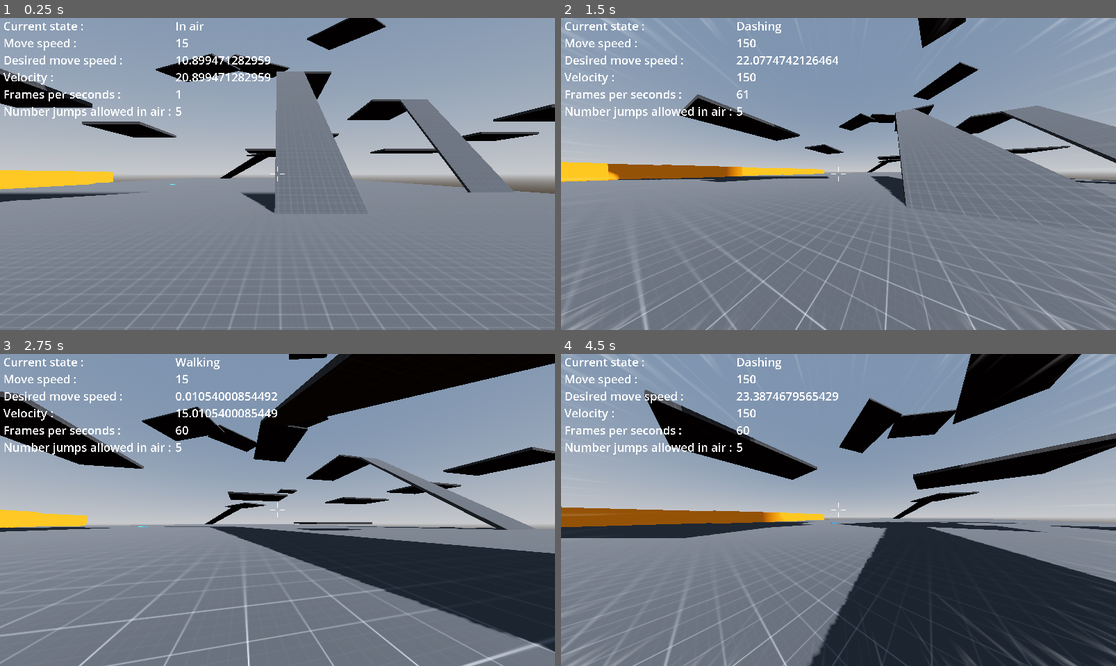
Above: before the commit, frames 1-4 (two rows, left to right).
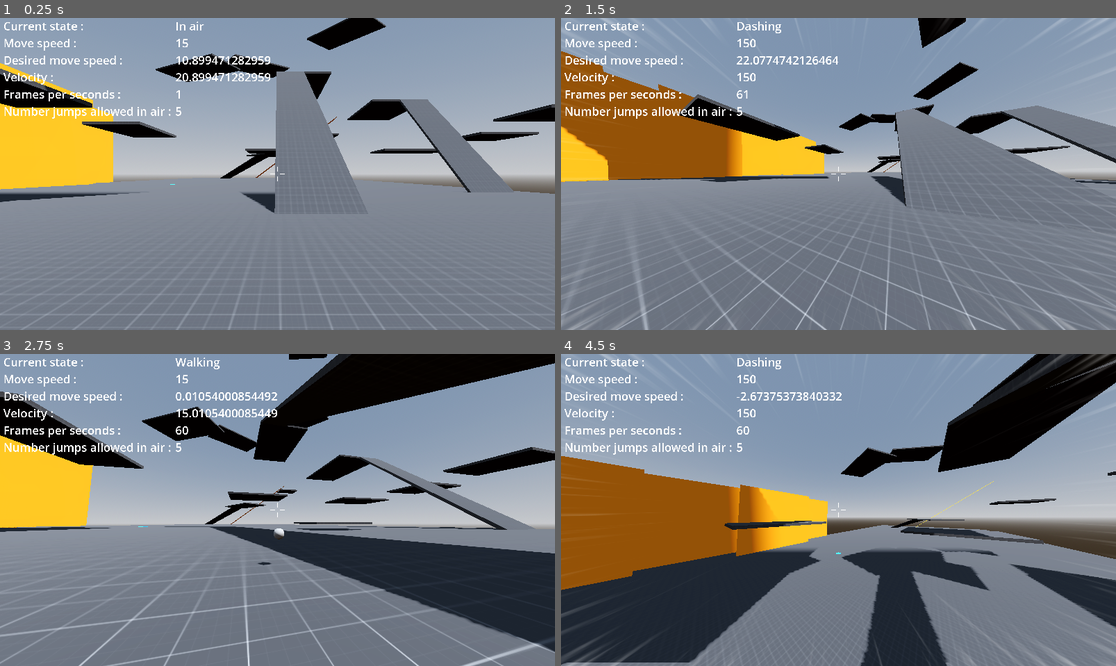
Above: after the commit, the same moments.

Repository: sh-0ut/fps
Game: Godot game, scene res://Scenes/TemplateMapScene.tscn
Same seed, same stepped clock (60 frames per second), same inputs: the game is played once before the commit and once after it.
Inputs (mouse positions are in pixels of both pictures, inside the frame that each line leads up to):
- Up to frame 1 (0.25 s): no input
- Up to frame 2 (1.5 s): move the mouse to (866, 174) at 0.52 s; hold E (shoot_hook, bound only after the commit) 0.53-1.28 s; hold W (moveForward) from 0.53 s (still down); tap Space (jump) at 0.77 s; move the mouse to (810, 174) at 1.27 s; tap Q (dash) at 1.35 s
- Up to frame 3 (2.75 s): keep holding W (moveForward); tap Space (jump) at 1.52 s; tap E (shoot_hook, bound only after the commit) at 1.55 s; move the mouse to (288, 503) at 2.02 s; hold E (shoot_hook, bound only after the commit) from 2.03 s (still down); tap Shift (run) at 2.1 s
- Up to frame 4 (4.5 s): keep holding W (moveForward); move the mouse to (832, 516) at 2.77 s; release E (shoot_hook, bound only after the commit) at 2.78 s; tap E (shoot_hook, bound only after the commit) at 2.85 s; tap Space (jump) at 3.02, 3.77 s; move the mouse to (877, 513) at 3.52 s; hold E (shoot_hook, bound only after the commit) 3.53-4.28 s; move the mouse to (794, 506) at 4.27 s; tap Q (dash) at 4.35 s

The runs differ from the first frame. In frame 1, 4.1% of the frame differs, in the area x 0-61%, y 14-52%; in frame 2, 8.7%; in frame 3, 3.2%; in frame 4, 52%, in the area x 0-100%, y 0-100%.

Commit message:
work on raycast (hook feature)

Diff:
--- a/Scenes/PlayerCharacterScene.tscn
+++ b/Scenes/PlayerCharacterScene.tscn
@@ -10,6 +10,8 @@
 
 [sub_resource type="CapsuleShape3D" id="CapsuleShape3D_1gb5t"]
 height = 1.4
+
+[sub_resource type="SphereMesh" id="SphereMesh_ijjmu"]
 
 [sub_resource type="StandardMaterial3D" id="StandardMaterial3D_6bkys"]
 albedo_color = Color(0.196078, 0.223529, 1, 1)
@@ -65,6 +67,8 @@
 dashTime = 0.09
 timeBeforeCanDashAgain = 2.0
 wallGravityMultiplier = 0.7
+pull_speed = 50.0
+hook_speed = 5.0
 
 [node name="standingHitbox" type="CollisionShape3D" parent="."]
 shape = SubResource("CapsuleShape3D_5yjma")
@@ -105,9 +109,16 @@
 near = 0.01
 far = 1000.0
 
+[node name="RayCast3D" type="RayCast3D" parent="CameraHolder"]
+transform = Transform3D(8.08636e-10, -4.37039e-08, -1, -0.999829, -0.0184994, 0, -0.0184994, 0.999829, -4.37114e-08, 1.61812e-08, -0.106714, -0.370184)
+
+[node name="HookVisual" type="MeshInstance3D" parent="CameraHolder"]
+transform = Transform3D(3.82095e-10, -2.08383e-08, -0.472596, -0.472437, -0.00882065, 0, -0.00874132, 0.476725, -2.06578e-08, -0.468875, 0.539383, -1.08189)
+mesh = SubResource("SphereMesh_ijjmu")
+skeleton = NodePath("../RayCast3D")
+
 [node name="CeilingCheck" type="RayCast3D" parent="."]
 transform = Transform3D(1, 0, 0, 0, 1, 0, 0, 0, 1, 0, -0.758088, 0)
-visible = false
 exclude_parent = false
 target_position = Vector3(0, 4, 0)
 collide_with_areas = true
--- a/Scenes/TemplateMapScene.tscn
+++ b/Scenes/TemplateMapScene.tscn
@@ -85,15 +85,23 @@
 [node name="WalkableWalls" type="Node3D" parent="Map"]
 
 [node name="WalkableWall" type="CSGBox3D" parent="Map/WalkableWalls"]
-transform = Transform3D(1, 0, 0, 0, 1, 0, 0, 0, 1, -32.9267, 3.94576, 122.859)
+transform = Transform3D(1, 0, 0, 0, 6.32579, 0, 0, 0, 1, -32.9267, 24.6352, 122.859)
 material_override = SubResource("StandardMaterial3D_h3yst")
 use_collision = true
 collision_layer = 5
 collision_mask = 2
 size = Vector3(45, 8, 0)
 
+[node name="WalkableWall" type="CSGBox3D" parent="Map/WalkableWalls/WalkableWall"]
+transform = Transform3D(1, 0, 0, 0, 0.745929, 0.993023, 0, -6.28166, 0.117919, -460.981, 3.55223, -149.188)
+material_override = SubResource("StandardMaterial3D_h3yst")
+use_collision = true
+collision_layer = 5
+collision_mask = 2
+size = Vector3(45, 20.8439, 0)
+
 [node name="WalkableWall4" type="CSGBox3D" parent="Map/WalkableWalls"]
-transform = Transform3D(1, 0, 0, 0, 1, 0, 0, 0, 1, -225.574, 3.94576, 122.859)
+transform = Transform3D(1, 0, 0, 0, 6.32579, 0, 0, 0, 1, -225.574, 24.6352, 122.859)
 material_override = SubResource("StandardMaterial3D_h3yst")
 use_collision = true
 collision_layer = 5
@@ -101,7 +109,7 @@
 size = Vector3(55.356, 8, 0)
 
 [node name="WalkableWall6" type="CSGBox3D" parent="Map/WalkableWalls"]
-transform = Transform3D(1, 0, 0, 0, 1, 0, 0, 0, 1, -142.052, 3.94576, 122.859)
+transform = Transform3D(1, 0, 0, 0, 6.32579, 0, 0, 0, 1, -142.052, 24.6352, 122.859)
 material_override = SubResource("StandardMaterial3D_h3yst")
 use_collision = true
 collision_layer = 5
@@ -109,7 +117,7 @@
 size = Vector3(52.9949, 8, 0)
 
 [node name="WalkableWall5" type="CSGBox3D" parent="Map/WalkableWalls"]
-transform = Transform3D(1, 0, 0, 0, 1, 0, 0, 0, 1, -183.596, 3.94576, 110.841)
+transform = Transform3D(1, 0, 0, 0, 6.32579, 0, 0, 0, 1, -183.596, 24.6352, 110.841)
 material_override = SubResource("StandardMaterial3D_h3yst")
 use_collision = true
 collision_layer = 5
@@ -117,7 +125,7 @@
 size = Vector3(57.5216, 8, 0)
 
 [node name="WalkableWall3" type="CSGBox3D" parent="Map/WalkableWalls"]
-transform = Transform3D(1, 0, 0, 0, 1, 0, 0, 0, 1, -79.9646, 3.94576, 122.859)
+transform = Transform3D(1, 0, 0, 0, 6.32579, 0, 0, 0, 1, -79.9646, 24.6352, 122.859)
 material_override = SubResource("StandardMaterial3D_h3yst")
 use_collision = true
 collision_layer = 5
@@ -125,7 +133,7 @@
 size = Vector3(24, 8, 0)
 
 [node name="WalkableWall2" type="CSGBox3D" parent="Map/WalkableWalls"]
-transform = Transform3D(1, 0, 0, 0, 1, 0, 0, 0, 1, -61.4088, 3.94576, 116.746)
+transform = Transform3D(1, 0, 0, 0, 6.32579, 0, 0, 0, 1, -61.4088, 24.6352, 116.746)
 material_override = SubResource("StandardMaterial3D_h3yst")
 use_collision = true
 collision_layer = 5
@@ -133,7 +141,7 @@
 size = Vector3(24, 8, 0)
 
 [node name="WalkableWall7" type="CSGBox3D" parent="Map/WalkableWalls"]
-transform = Transform3D(1, 0, 0, 0, 1, 0, 0, 0, 1, -103.134, 3.94576, 114.059)
+transform = Transform3D(1, 0, 0, 0, 6.32579, 0, 0, 0, 1, -103.134, 24.6352, 114.059)
 material_override = SubResource("StandardMaterial3D_h3yst")
 use_collision = true
 collision_layer = 5
--- a/Scripts/PlayerCharacter/PlayerCharacterScript.gd
+++ b/Scripts/PlayerCharacter/PlayerCharacterScript.gd
@@ -6,7 +6,7 @@
 #states variables
 enum states
 {
-	IDLE, WALK, RUN, CROUCH, SLIDE, JUMP, INAIR, ONWALL, DASH , RELOAD
+	IDLE, WALK, RUN, CROUCH, SLIDE, JUMP, INAIR, ONWALL, DASH , HOOKING
 }
 var currentState
 
@@ -89,8 +89,22 @@
 @onready var ceilingCheck = $CeilingCheck
 @onready var mesh = $MeshInstance3D
 @onready var hud = $HUD
+@onready var raycast = $CameraHolder/RayCast3D
+@onready var hook_visual = $CameraHolder/HookVisual
+
+#hook variables
+@export_group("hook variables")
+@export var max_hook_distance : float = 20.0
+@export var pull_speed: float = 10.0
+@export var hook_speed: float = 30.0
+@export var hook_position: Vector3
+@export var hook_target: Vector3
+@export var hook_active: bool = false
+@export var is_pulling: bool = false
+
 
 func _ready():
+	hook_visual.visible = false
 	#set the start move speed
 	moveSpeed = walkSpeed
 	moveAcceleration = walkAcceleration
@@ -122,6 +136,9 @@
 
 	displayStats()
 
+
+
+
 func _physics_process(delta):
 	#the behaviours that is preferable to check every "physics" frame
 
@@ -132,11 +149,37 @@
 	collisionHandling()
 
 	move_and_slide()
+
+	if hook_active:
+		print("Hook position:", hook_position, "Target:", hook_target)
+		hook_position = hook_position.lerp(hook_target, hook_speed * delta)
+		hook_visual.global_transform.origin = hook_position
+
+		if raycast.is_colliding() or hook_position.distance_to(hook_target) < 1.0:
+			if raycast.is_colliding():
+				print("RayCast hit:", raycast.get_collision_point())
+				hook_target = raycast.get_collision_point()
+				is_pulling = true
+			else:
+				print("RayCast did not hit anything")
+			hook_active = false
+
+	elif is_pulling:
+		global_transform.origin = global_transform.origin.lerp(hook_target, pull_speed * delta)
+		if global_transform.origin.distance_to(hook_target) < 1.0:
+			is_pulling = false
+
+
 
 func inputManagement():
 	#for each state, check the possibles actions available
 	#This allow to have a good control of the controller behaviour, because you can easely check the actions possibls,
 	#add or remove some, and it prevent certain actions from being played when they shouldn't be
+
+	if Input.is_action_pressed("shoot_hook"):
+		#print("Shoot hook action triggered")
+		hook()
+
 	if Input.is_action_pressed("reloadScene"):
 		#get_tree().reload_current_scene()
 		position.x = 0;
@@ -313,6 +356,19 @@
 		if currentState == states.INAIR: floor_snap_length = 2.5 #but he can if he stopped jumping, but he's still in the air
 
 		if jumpCooldown > 0: jumpCooldown -= delta
+
+
+func hook():
+	#print("shoot_hook() called")
+	if not hook_active and not is_pulling:
+		hook_active = true
+		hook_position = global_transform.origin
+
+		var camera_direction = cameraHolder.global_transform.basis.z.normalized()
+		hook_target = cameraHolder.global_transform.origin + -camera_direction * max_hook_distance
+		raycast.target_position = hook_target - global_transform.origin
+		hook_visual.visible = true
+		#print("Hook launched")
 
 func move(delta):
 	#direction input
--- a/project.godot
+++ b/project.godot
@@ -22,6 +22,8 @@
 [editor]
 
 movie_writer/fps=120
+version_control/plugin_name="GitPlugin"
+version_control/autoload_on_startup=true
 
 [editor_plugins]
 
@@ -70,7 +72,7 @@
 }
 "crouch | slide"={
 "deadzone": 0.5,
-"events": [Object(InputEventKey,"resource_local_to_scene":false,"resource_name":"","device":-1,"window_id":0,"alt_pressed":false,"shift_pressed":false,"ctrl_pressed":false,"meta_pressed":false,"pressed":false,"keycode":0,"physical_keycode":4194326,"key_label":0,"unicode":0,"location":0,"echo":false,"script":null)
+"events": [Object(InputEventMouseButton,"resource_local_to_scene":false,"resource_name":"","device":-1,"window_id":0,"alt_pressed":false,"shift_pressed":false,"ctrl_pressed":false,"meta_pressed":false,"button_mask":0,"position":Vector2(0, 0),"global_position":Vector2(0, 0),"factor":1.0,"button_index":2,"canceled":false,"pressed":false,"double_click":false,"script":null)
 ]
 }
 dash={
@@ -81,6 +83,11 @@
 reloadScene={
 "deadzone": 0.5,
 "events": [Object(InputEventKey,"resource_local_to_scene":false,"resource_name":"","device":0,"window_id":0,"alt_presse …(189 unchanged characters)…
+]
+}
+shoot_hook={
+"deadzone": 0.5,
+"events": [Object(InputEventKey,"resource_local_to_scene":false,"resource_name":"","device":0,"window_id":0,"alt_pressed":false,"shift_pressed":false,"ctrl_pressed":false,"meta_pressed":false,"pressed":false,"keycode":0,"physical_keycode":69,"key_label":0,"unicode":0,"location":0,"echo":false,"script":null)
 ]
 }
 
Not shown: 1 places in Scenes/PlayerCharacterScene.tscn that only renumber resources
Not shown, changed: .gitignore
